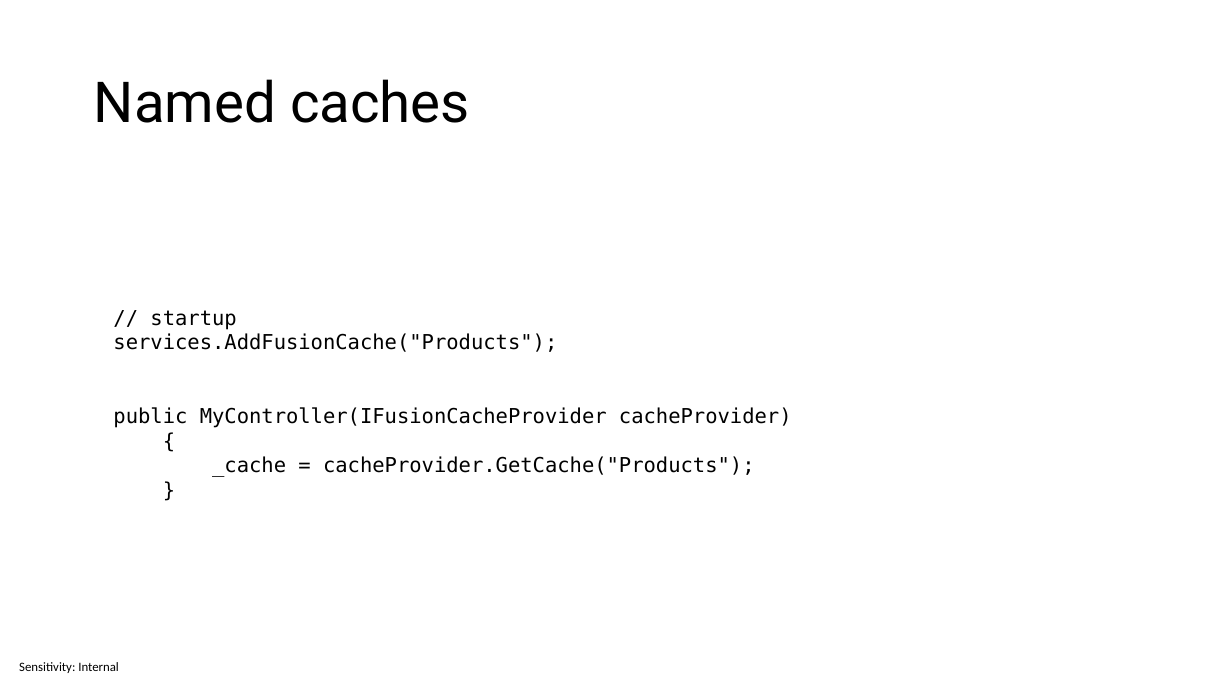
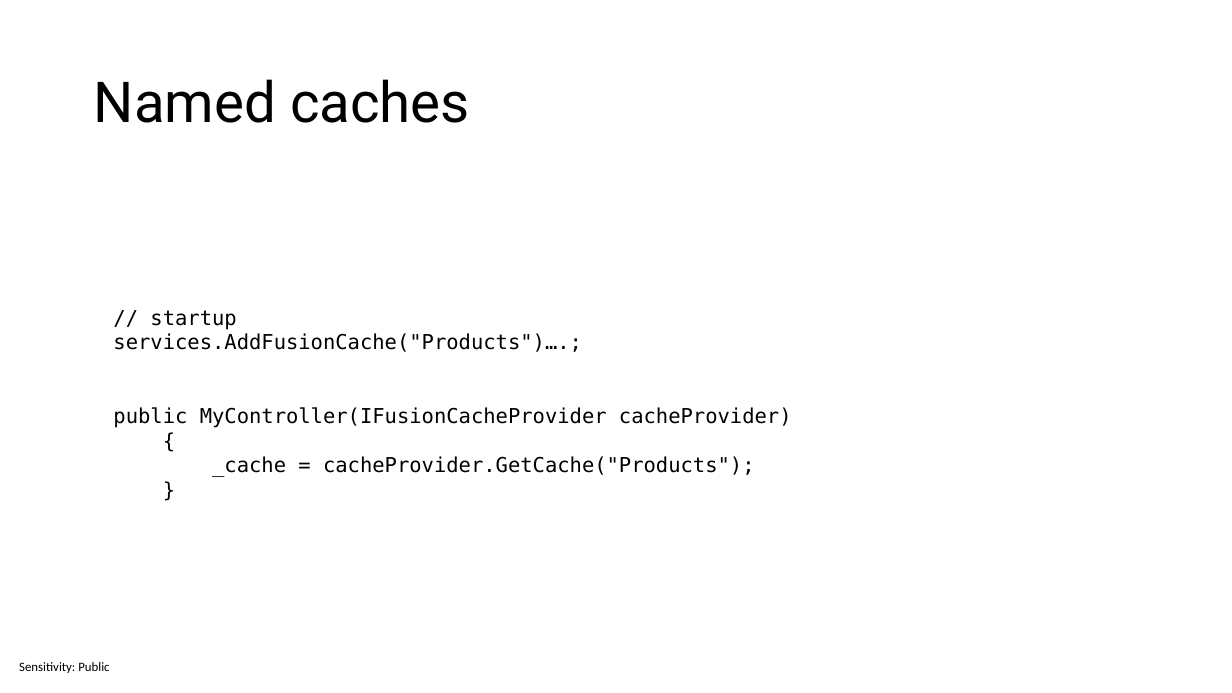
Before and after one commit to sabbadino/cache-like-a-pro-fusion-cache, a slide deck: slide 36 of cache-like-a-pro.pptx (slide 34 before the commit). Drawn at 1232x693 pixels with LibreOffice and Linux fonts; fonts in the diff are those of the drawing. Boxes give left, top, right and bottom in pixels: in the first picture for what was removed or moved away, otherwise in the second. Text is boxed around its words. In the diff, an @@ line names an element or a change of style, - is before the commit and + after.

```diff
--- a/cache-like-a-pro.pptx
+++ b/cache-like-a-pro.pptx
@@ text at [113, 310, 582, 352]: text changed @@
-// startup
-services.AddFusionCache("Products");
+// startup
+services.AddFusionCache("Products")….;
@@ text at [19, 662, 109, 673]: text changed @@
-Sensitivity: Internal
+Sensitivity: Public
```
Also in this commit, not shown: 38 other slides changed, 4 slides added, 1 other file.
